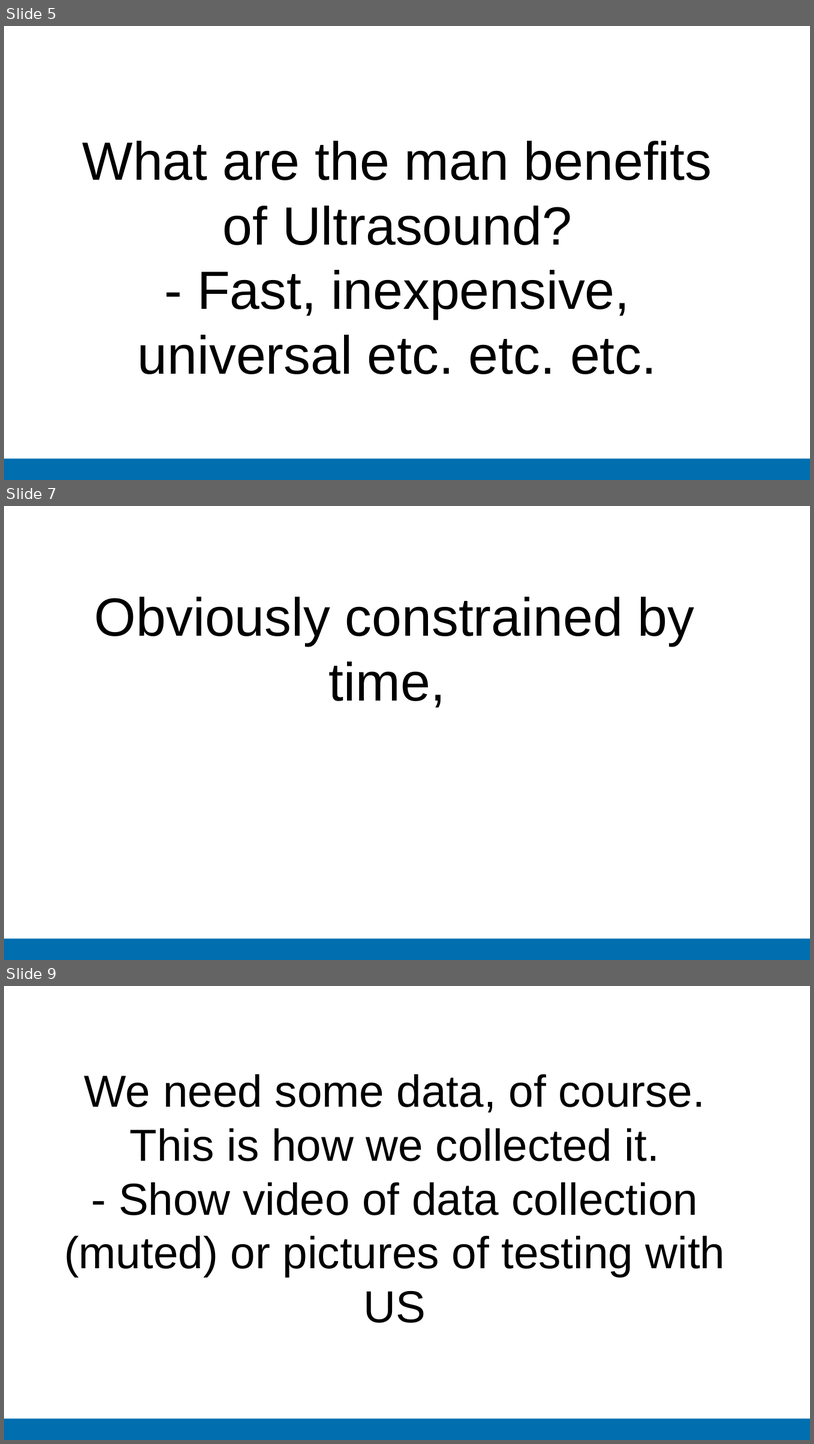
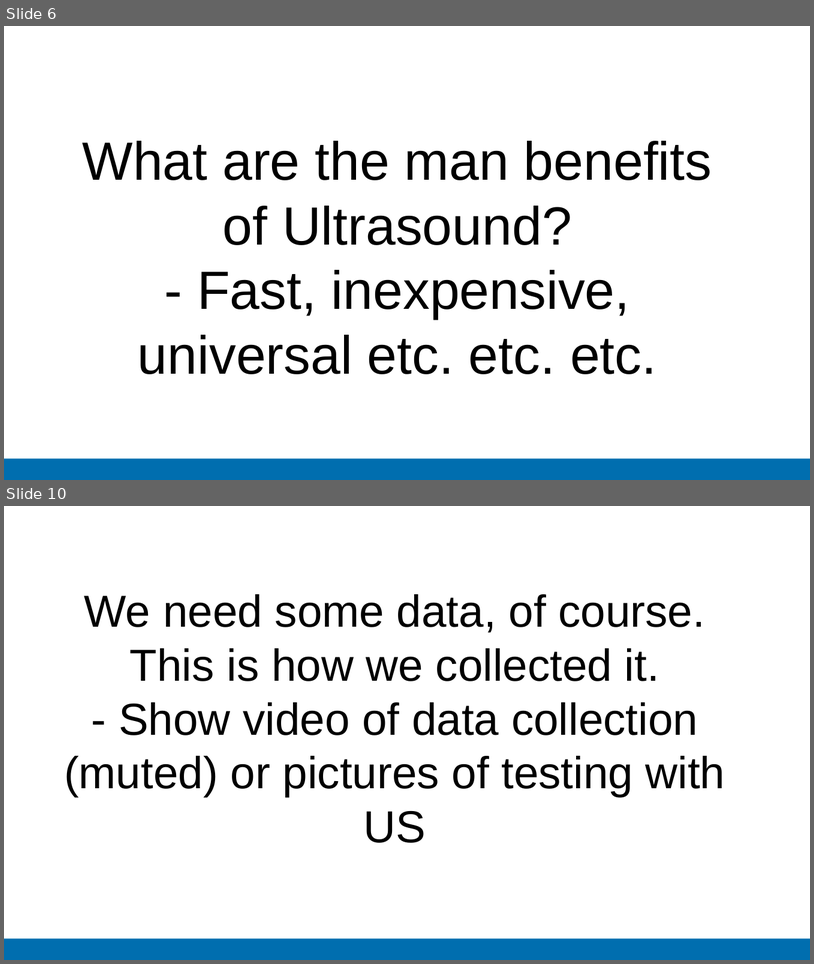
Before and after one commit to zacbaum/Winter-School-Group-2, a slide deck: Imperial College Presentation Template.pptx. Shown one above the other, each under a label of ours: slides 5, 7 and 9 before the commit, slides 6 and 10 after it; the slides between them are not shown. The pictures are 814x1444 and 814x964 pixels, drawn with LibreOffice and Linux fonts; fonts in the diff are those of the drawing; background and template pictures are left out. Boxes give left, top, right and bottom in pixels: in the first picture for what was removed or moved away, otherwise in the second. Text is boxed around its words. In the diff, an @@ line names an element or a change of style, - is before the commit and + after.

```diff
--- a/Imperial College Presentation Template.pptx
+++ b/Imperial College Presentation Template.pptx
@@ slide 7 removed at (4,506,810,960), background #FFFFFF; not listed: 1 template element that a slide beside it also shows @@
@@ text removed at (95,597,695,708) @@
-Obviously constrained by time,
@@ what was slide 5 is now slide 6 @@
@@ what was slide 9 is now slide 10 @@
```
Also in this commit, not shown: 3 slides changed, 9 slides added, 1 other slide removed.
